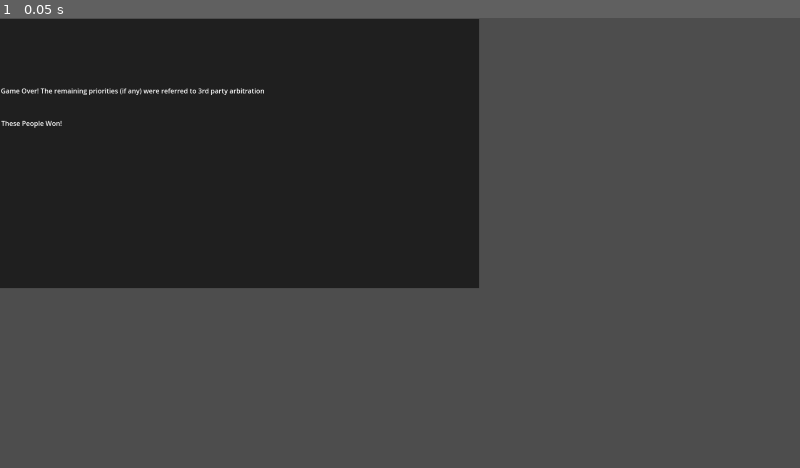
Above: before the commit, frame 1.
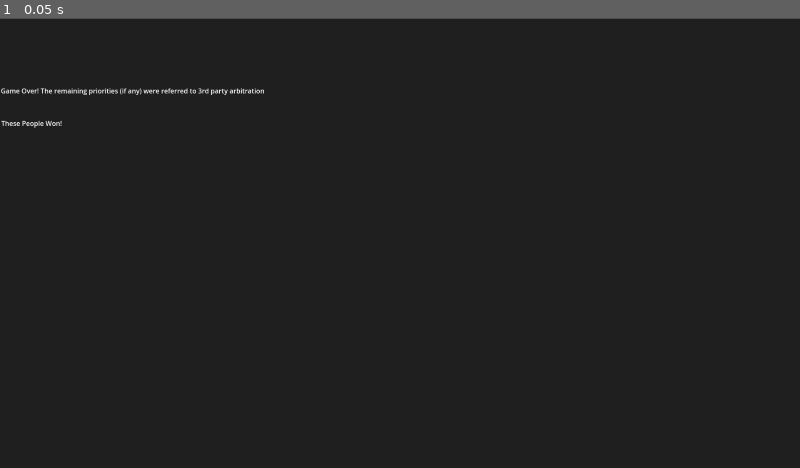
Above: after the commit, the same moment.

Repository: AX-I/Union-Battle
Game: Godot game, scene res://Scenes/end_scene.tscn
The game is run twice, just before and just after one commit, with the same random seed, the same clock (stepped at 60 frames per second) and the same inputs. This scene is started directly instead of the project's main scene.
Inputs:
- Up to frame 1 (0.05 s): no input

The runs differ from the first frame. In frame 1, 64% of the frame differs, in the area x 0-100%, y 0-100%.
Error in both runs: Invalid call. Nonexistent function 'get_money' in base 'Nil'. (res://Scripts/end_scene_scripts/end_scene.gd:31)

Commit message:
Uhoh real changes

Diff:
--- a/union-battle/Scenes/end_scene.tscn
+++ b/union-battle/Scenes/end_scene.tscn
@@ -9,8 +9,8 @@
 
 [node name="Sprite2D" type="Sprite2D" parent="."]
 top_level = true
-position = Vector2(574.5, 325.5)
-scale = Vector2(1.0043631, 1.1003401)
+position = Vector2(962.5001, 541.50006)
+scale = Vector2(1.6815012, 1.8350341)
 texture = ExtResource("2_5rked")
 
 [node name="GameOverLabel" type="RichTextLabel" parent="."]
